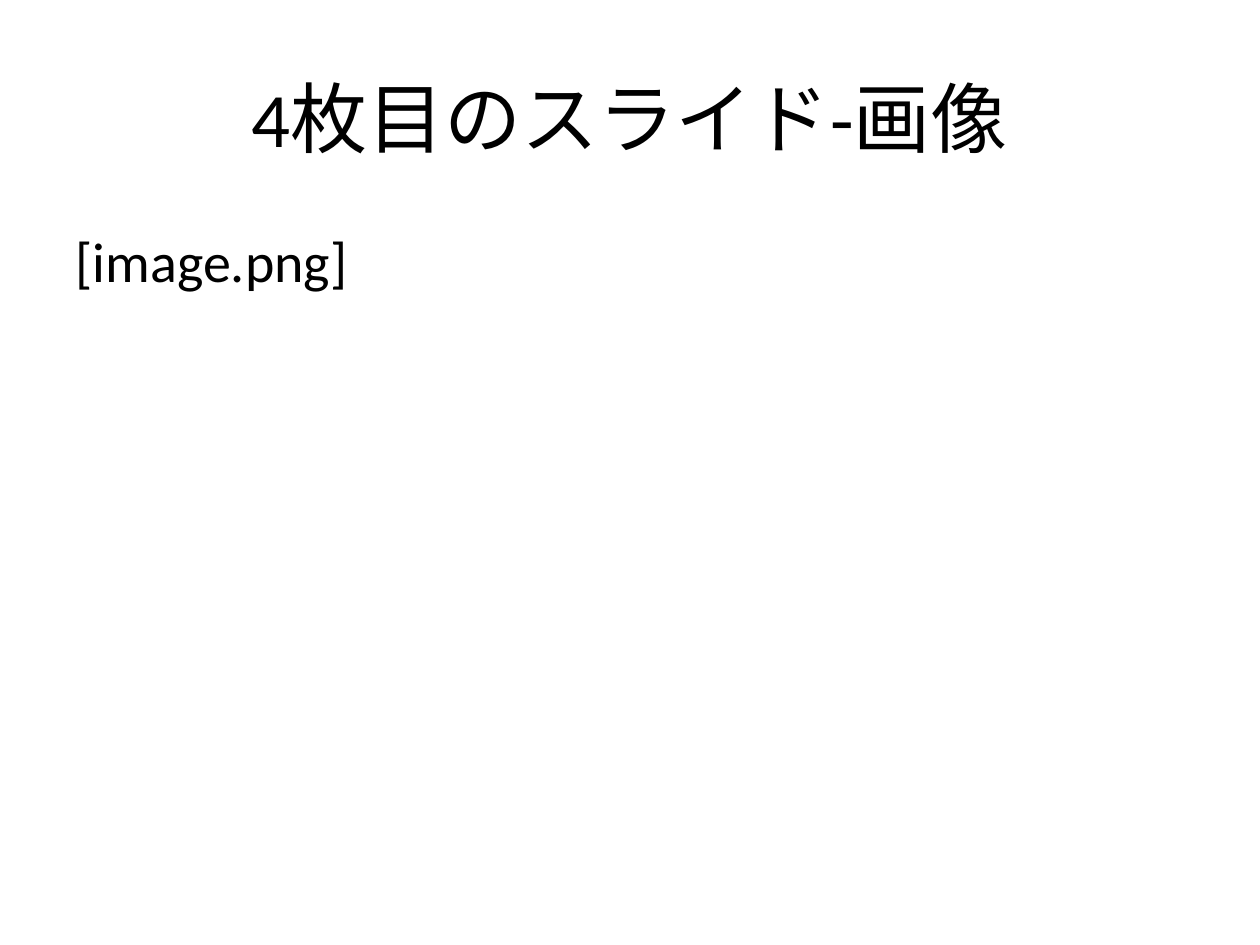
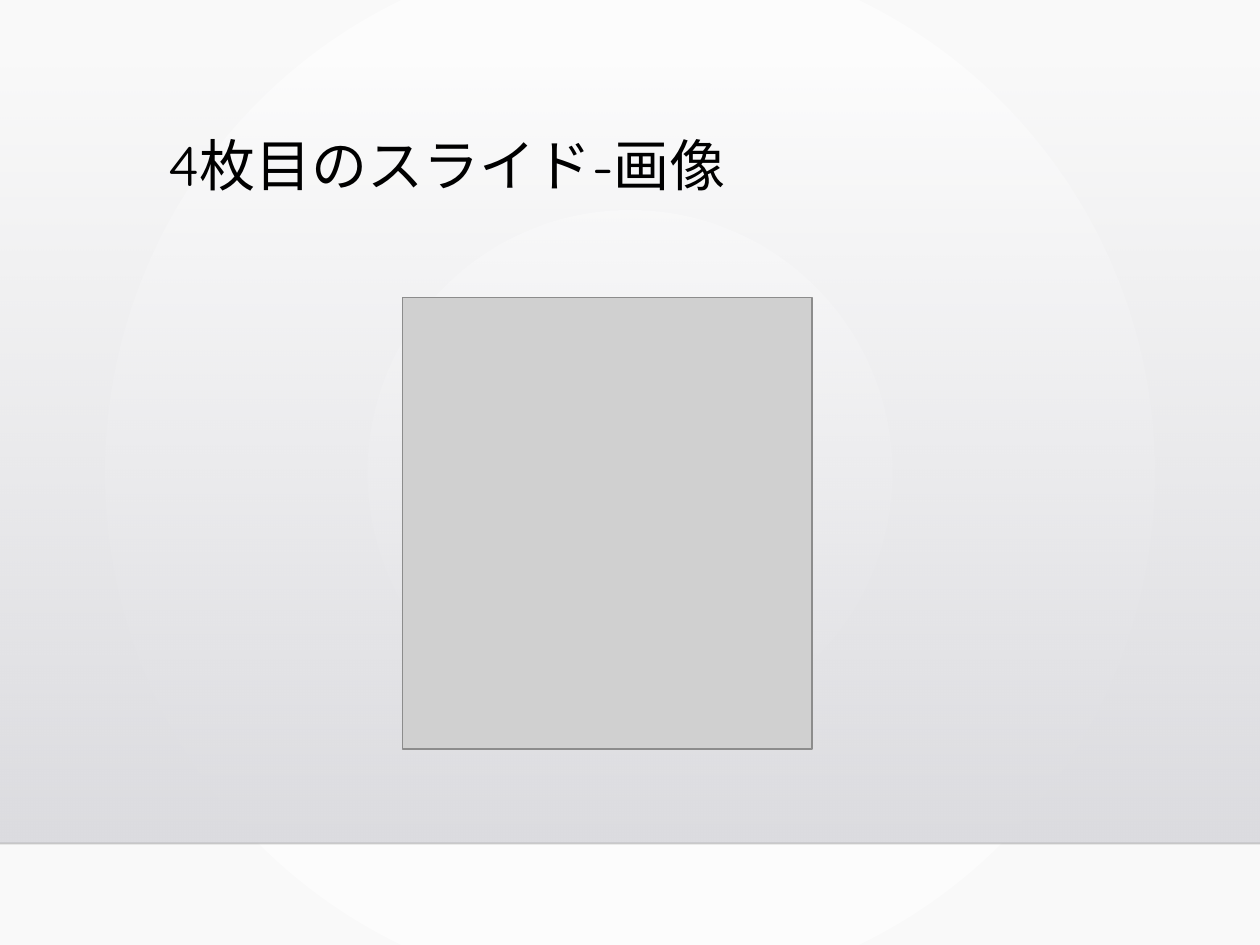
Before and after one commit to cohyou/pandoc-trial, a slide deck: slide 5 of hoge.pptx. Drawn at 1260x945 pixels with LibreOffice and Linux fonts; fonts in the diff are those of the drawing; grey boxes stand for pictures; background and template pictures are left out. Boxes give left, top, right and bottom in pixels: in the first picture for what was removed or moved away, otherwise in the second. Text is boxed around its words. In the diff, an @@ line names an element or a change of style, - is before the commit and + after.

```diff
--- a/hoge.pptx
+++ b/hoge.pptx
@@ background #FFFFFF to gradient #FFFFFF to #FAFAFA @@
@@ rectangle added at [0, 64, 1260, 843], fill gradient #DCDCE0 to #DEDEE2 @@
@@ title "4枚目のスライド-画像": place and size @@
-title "4枚目のスライド-画像" at [252, 83, 1008, 154]
+title "4枚目のスライド-画像" at [168, 139, 726, 191]
@@ title "4枚目のスライド-画像" at [168, 139, 726, 191]: size 44 to 32 pt, font Calibri to Quicksand; alignment centre to left; line spacing 1 to 0.9; vertical alignment middle to top @@
@@ text removed at [76, 241, 348, 292] @@
-[image.png]
@@ picture added at [402, 297, 811, 748] @@
@@ line added from (0, 843) to (1260, 843), #000001 1 pt @@
```
Also in this commit, not shown: 4 other slides changed, 3 other files.
